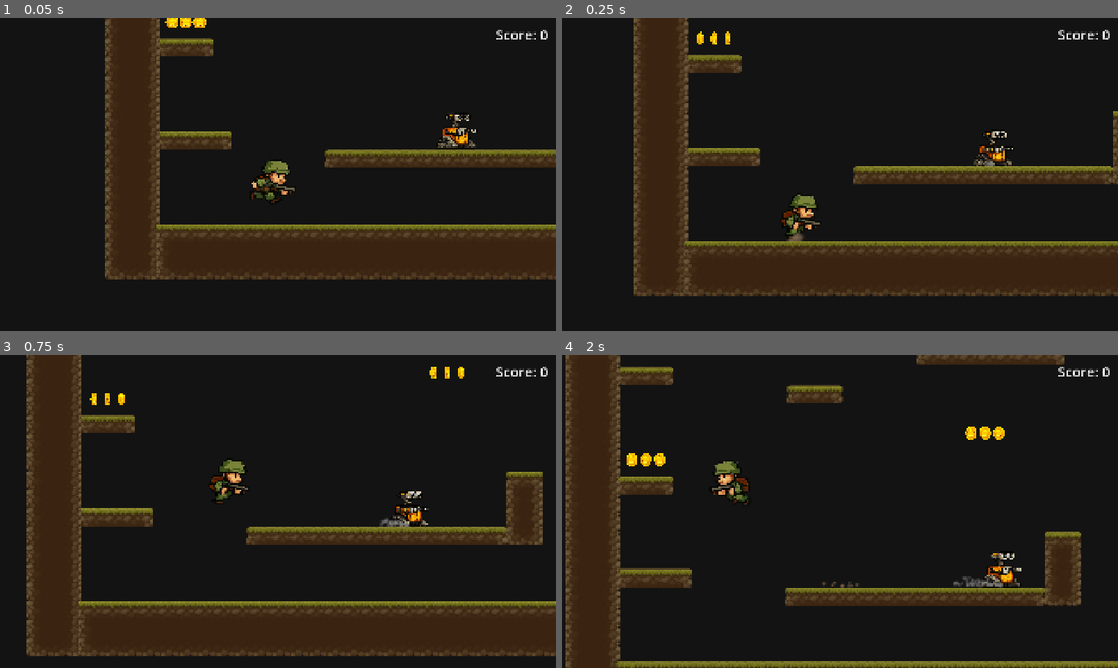
Above: before the commit, frames 1-4 (two rows, left to right).
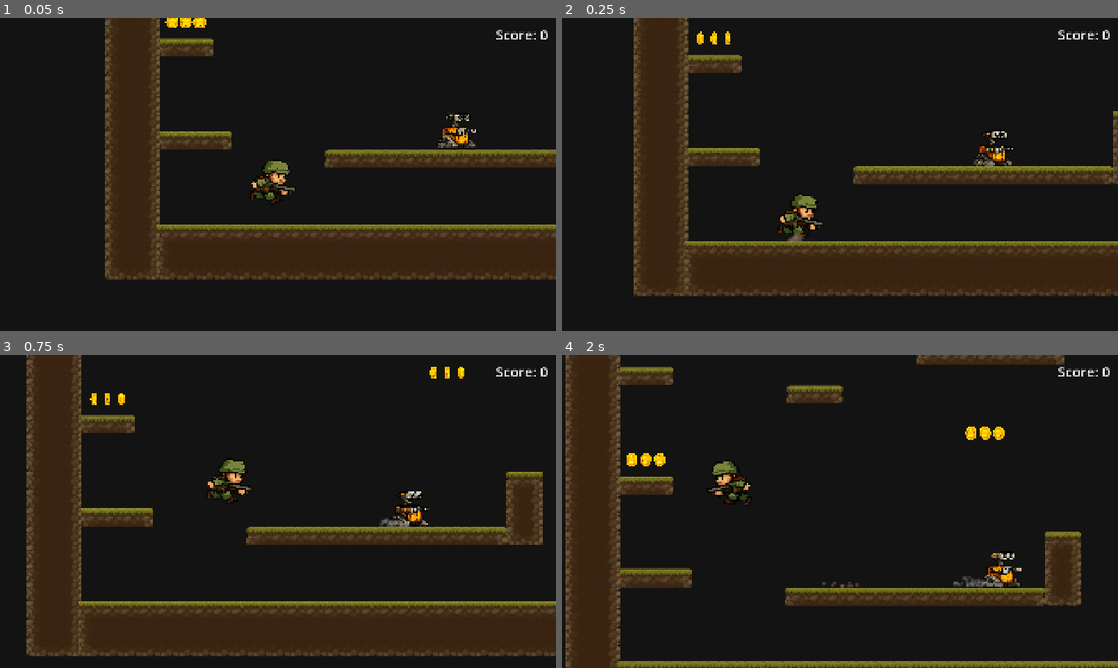
Above: after the commit, the same moments.

Repository: slaavo/Platform_test
Game: Godot game, scene res://Main.tscn
The game is run twice, just before and just after one commit, with the same random seed, the same clock (stepped at 60 frames per second) and the same inputs.
Inputs:
- Up to frame 1 (0.05 s): no input
- Up to frame 2 (0.25 s): no input
- Up to frame 3 (0.75 s): tap Enter (ui_accept) at 0.5 s; hold Right (ui_right) from 0.53 s (still down)
- Up to frame 4 (2 s): tap Enter (ui_accept) at 0.77, 1.52 s; release Right (ui_right) at 1.28 s; hold Left (ui_left) from 1.28 s (still down)

Frame 1 is identical in both runs. In frame 2, 0.3% of the frame differs, in the area x 38-47%, y 56-71%; in frame 3, 0.3%; in frame 4, 0.4%, in the area x 26-34%, y 34-48%.

Commit message:
Add run animation control - play only when moving on ground
Animation now pauses when player stops or jumps, and resumes when
running on the floor.

Diff:
--- a/player.gd
+++ b/player.gd
@@ -36,6 +36,7 @@
 	add_to_group("player")
 	_setup_dust_effects()
 	sprite_anim.play("run")
+	sprite_anim.pause()
 
 
 func _setup_dust_effects() -> void:
@@ -50,6 +51,7 @@
 	_handle_movement()
 	_handle_jump()
 	_update_sprite_direction()
+	_update_animation()
 	_update_walk_dust()
 
 	# Zapamiętaj prędkość przed ruchem
@@ -85,6 +87,16 @@
 	if sprite and velocity.x != 0:
 		sprite.flip_h = velocity.x < 0
 		sprite_anim.flip_h = velocity.x < 0
+
+
+func _update_animation() -> void:
+	var is_running: bool = is_on_floor() and abs(velocity.x) > MIN_WALK_VELOCITY
+	if is_running:
+		if not sprite_anim.is_playing():
+			sprite_anim.play("run")
+	else:
+		if sprite_anim.is_playing():
+			sprite_anim.pause()
 
 
 func _update_walk_dust() -> void:
